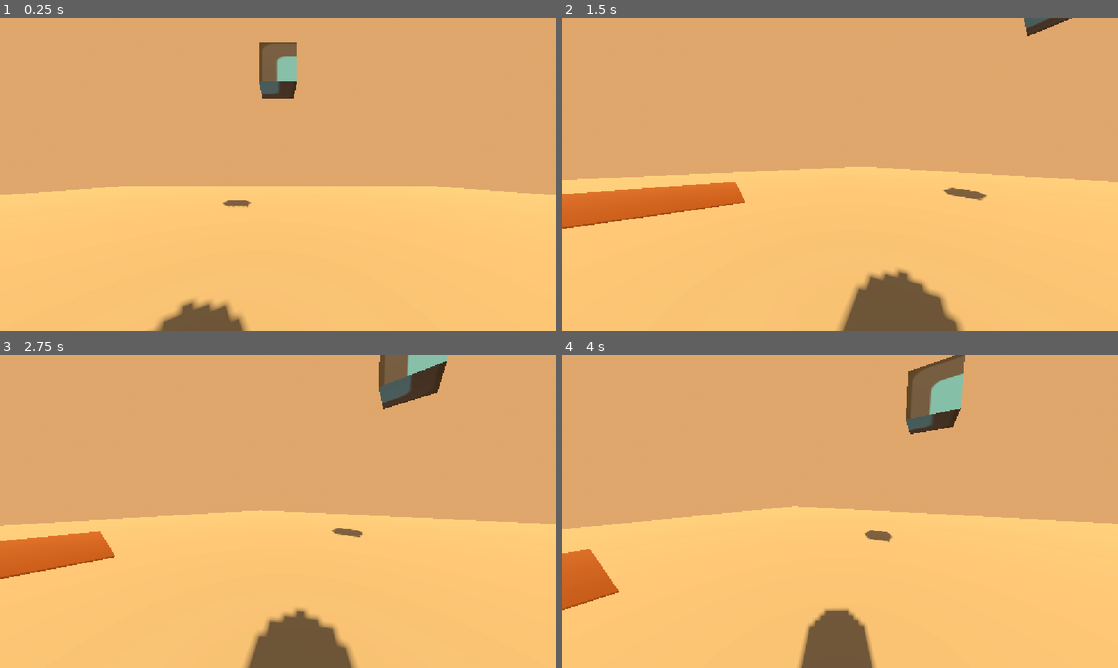
Above: before the commit, frames 1-4 (two rows, left to right).
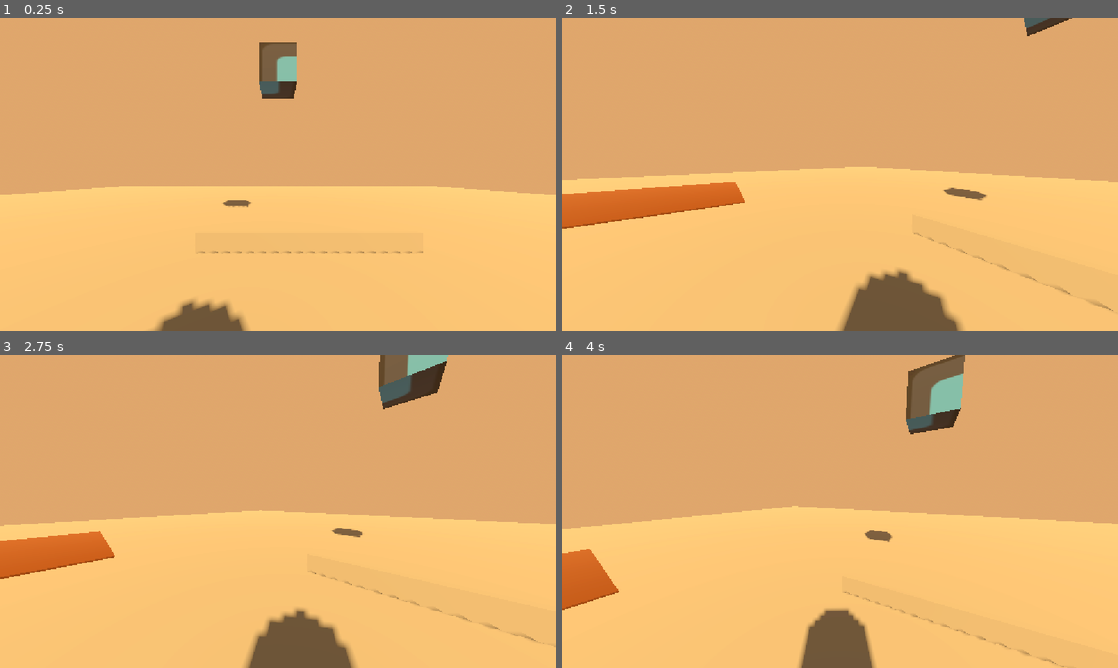
Above: after the commit, the same moments.

Repository: catbot109-blip/One-Roll
Game: Godot game, scene res://character_body_3d.tscn
Same seed, same stepped clock (60 frames per second), same inputs: the game is played once before the commit and once after it. The engine's default icon, where the game draws it, is replaced by a stand-in: a white triangle on a blue panel in a dark square.
Inputs (mouse positions are in pixels of both pictures, inside the frame that each line leads up to):
- Up to frame 1 (0.25 s): no input
- Up to frame 2 (1.5 s): tap Enter (ui_accept) at 0.5, 0.77 s; move the mouse to (962, 158) at 0.52 s; hold Right (ui_right) 0.53-1.28 s; hold Shift 0.53-1.28 s; click (962, 158) at 0.67 s; move the mouse to (812, 174) at 1.27 s; hold Up (ui_up) from 1.28 s (still down); tap Shift at 1.35 s
- Up to frame 3 (2.75 s): keep holding Up (ui_up); tap Enter (ui_accept) at 1.52 s; move the mouse to (289, 505) at 2.02 s; hold Shift from 2.03 s (still down)
- Up to frame 4 (4 s): keep holding Up (ui_up); tap Enter (ui_accept) at 2.75, 3.02, 3.77 s; move the mouse to (834, 517) at 2.77 s; release Shift at 2.78 s; tap Shift at 2.85 s; move the mouse to (878, 514) at 3.52 s; hold Shift from 3.53 s (still down)

The runs differ from the first frame. In frame 1, 0.1% of the frame differs, in the area x 35-77%, y 74-76%; in frame 2, 0.2%; in frame 3, 0.2%, in the area x 55-100%, y 69-94%; in frame 4, 0.2%.

Commit message:
added hurdle wall

Diff:
--- a/character_body_3d.tscn
+++ b/character_body_3d.tscn
@@ -112,6 +112,9 @@
 [sub_resource type="BoxShape3D" id="BoxShape3D_pbcr8"]
 size = Vector3(1, 1, 1.2726173)
 
+[sub_resource type="BoxMesh" id="BoxMesh_e886h"]
+size = Vector3(4.3706665, 0.4482422, 0.13842773)
+
 [node name="Node3D" type="Node3D" unique_id=957488507]
 
 [node name="WorldEnvironment" type="WorldEnvironment" parent="." unique_id=2037604711]
@@ -175,3 +178,7 @@
 [node name="CollisionShape3D" type="CollisionShape3D" parent="waterhouse/walls/StaticBody3D" unique_id=1792382687]
 transform = Transform3D(0.23270586, 0, 0, 0, 0.6259997, 0, 0, 0, 1.5158849, 0, 0, -0.0022187233)
 shape = SubResource("BoxShape3D_pbcr8")
+
+[node name="MeshInstance3D2" type="MeshInstance3D" parent="." unique_id=278534655]
+transform = Transform3D(1, 0, 0, 0, 1, 0, 0, 0, 1, 0.59310913, 0.15116036, -3.0765328)
+mesh = SubResource("BoxMesh_e886h")
